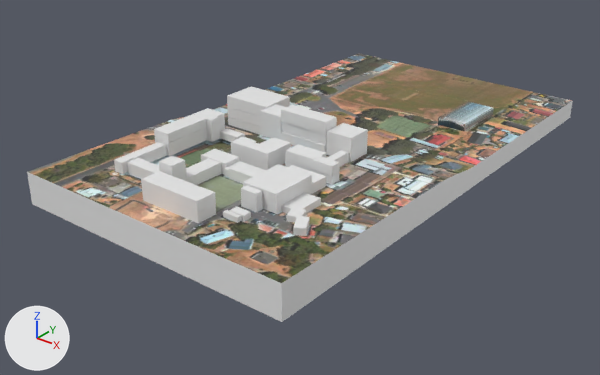
A saved change to the glTF model public/maps/compressed/scots.gltf.
Both versions are drawn from a 50 mm lens placed at (276.0, -314.0, 183.0), pointed at (-14.0, 49.0, -41.0). The lights are fixed; the arrows at lower left show +X, +Y and +Z. Where no turn or scale is listed for an object, it has been applied to the vertices.

Names of what the first picture shows: 'AitkenTop 20 21 22', 'CPACBottom CL1 DR1 DR2', 'CPACMiddle MR2 MR1 RS', 'CPACTop C11 GR2 GR1 AR2 AR3 AR1', 'GRooms 14 13 02 04 03', 'Gym GYM11 GYM03 GYM02', 'Hodge HSC', 'Mckinnon MK11 mk12 mk13 mk14 mk15', 'MckinnonBottom MK1 MK2 MK3 MK4 MK5', 'NewGround', 'Nurse', 'PrepBlock1 M02 M03', 'PrepBlock3 P4 P3 P2 P1', 'PrepLibaray P9 P10 Library', 'PrepSchoolLower PSCI PVAD', 'PrepToilet', 'PrepUpstairs P14 P13 P12 P11', 'ScienceBuilding SL11 SL12 SL2 SL1', 'WeightsRoom A12 GYM04'.
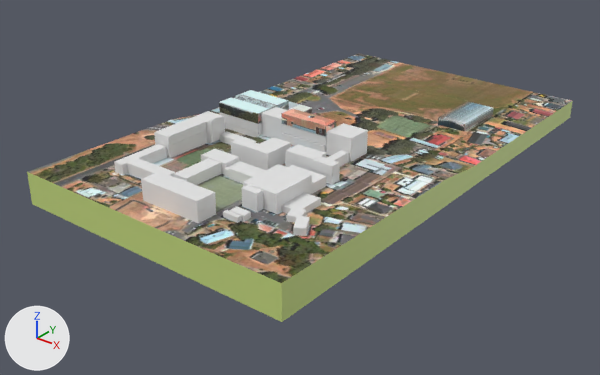
What differs and where, as boxes (x1, y1, x2, y2) in the pictures (600 x 375 px):
'NewGround', recoloured (grey to green): (27, 56, 573, 322) in both
'CPACTop C11 GR2 GR1 AR2 AR3 AR1', surface changed, moved, rescaled (11% wider, 13% taller): before (227, 86, 290, 116); after (219, 90, 289, 124)
'AitkenTop 20 21 22', surface changed, moved, rescaled (grey to brown, 10% shorter): before (281, 105, 337, 135); after (281, 109, 336, 136)
'PrepUpstairs P14 P13 P12 P11', moved: before (154, 114, 206, 143); after (154, 117, 207, 146)
'PrepBlock1 M02 M03', moved: before (114, 142, 167, 174); after (114, 144, 167, 175)
'PrepSchoolLower PSCI PVAD', moved: before (155, 128, 207, 156); after (155, 130, 207, 158)
'CPACMiddle MR2 MR1 RS', moved, rescaled: before (228, 107, 260, 126); after (220, 112, 261, 133)
'WeightsRoom A12 GYM04', moved: (241, 185, 263, 212) in both
'PrepToilet', deleted: before (159, 156, 187, 181)
'CPACBottom CL1 DR1 DR2', moved, rescaled: before (228, 117, 260, 135); after (225, 123, 262, 137)
'PrepLibaray P9 P10 Library', moved: before (193, 108, 225, 141); after (193, 111, 225, 144)
'Nurse', moved: before (220, 128, 245, 142); after (220, 132, 243, 145)

Patch to the scene script:
```diff
--- a/public/maps/compressed/scots.gltf.py
+++ b/public/maps/compressed/scots.gltf.py
@@ mat_material_017 @@
 mat_material_017 = principled_material('Material.017')
-mat_material_017.base_color = (0.8, 0.8, 0.8)  # white #e7e7e7
+mat_material_017.texture = img_ak_2nd
@@ mat_material_005 @@
 mat_material_005 = principled_material('Material.005')
-mat_material_005.base_color = (0.8, 0.8, 0.8)  # white #e7e7e7
+mat_material_005.texture = img_cpac_top
@@ mat_under @@
 mat_under = principled_material('Under')
-mat_under.base_color = (0.8, 0.8, 0.8)  # white #e7e7e7
+mat_under.base_color = (0.551, 0.686, 0.208)  # green #c4d87e
@@ ob_preplibaray_p9_p10_library @@
 ob_preplibaray_p9_p10_library = bpy.data.objects.new('PrepLibaray P9 P10 Library', me_cube_002)
-ob_preplibaray_p9_p10_library.location = (-58.3, 16.3, -0.2)
+ob_preplibaray_p9_p10_library.location = (-58.3, 16.3, -2.0)
@@ ob_prepschoollower_psci_pvad @@
 ob_prepschoollower_psci_pvad = bpy.data.objects.new('PrepSchoolLower PSCI PVAD', me_cube_004)
-ob_prepschoollower_psci_pvad.location = (-59.2, -5.7, -2.9)
+ob_prepschoollower_psci_pvad.location = (-59.2, -5.7, -4.8)
 ob_prepschoollower_psci_pvad.scale = (-5.71, -15.2, -4.03)
@@ ob_prepblock1_m02_m03 @@
 ob_prepblock1_m02_m03 = bpy.data.objects.new('PrepBlock1 M02 M03', me_cube_005)
-ob_prepblock1_m02_m03.location = (-58.6, -37.3, -3.6)
+ob_prepblock1_m02_m03.location = (-58.6, -37.3, -4.8)
@@ ob_preptoilet @@
-ob_preptoilet = bpy.data.objects.new('PrepToilet', me_cube_007)
@@ ob_cpacmiddle_mr2_mr1_rs @@
 ob_cpacmiddle_mr2_mr1_rs = bpy.data.objects.new('CPACMiddle MR2 MR1 RS', me_cube_011)
-ob_cpacmiddle_mr2_mr1_rs.location = (-54.1, 56.7, -3.5)
-ob_cpacmiddle_mr2_mr1_rs.scale = (16.1, 11.4, 3.18)
+ob_cpacmiddle_mr2_mr1_rs.location = (-53.9, 52.4, -4.7)
+ob_cpacmiddle_mr2_mr1_rs.scale = (16.1, 14.6, 2.92)
@@ ob_weightsroom_a12_gym04 @@
 ob_weightsroom_a12_gym04 = bpy.data.objects.new('WeightsRoom A12 GYM04', me_cube_021)
-ob_weightsroom_a12_gym04.location = (24.6, -38.3, -2.8)
+ob_weightsroom_a12_gym04.location = (24.6, -37.9, -2.8)
@@ ob_nurse @@
 ob_nurse = bpy.data.objects.new('Nurse', me_cube_026)
-ob_nurse.location = (-42.7, 19.6, -4.8)
+ob_nurse.location = (-42.7, 19.6, -6.8)
@@ ob_aitkentop_20_21_22 @@
 ob_aitkentop_20_21_22 = bpy.data.objects.new('AitkenTop 20 21 22', me_cube_032)
-ob_aitkentop_20_21_22.location = (-5.3, 45.4, 7.1)
-ob_aitkentop_20_21_22.scale = (16.5, 5.25, 3.83)
+ob_aitkentop_20_21_22.location = (-5.1, 45.4, 5.4)
+ob_aitkentop_20_21_22.scale = (16.3, 5.25, 3.15)
@@ ob_prepupstairs_p14_p13_p12_p11 @@
 ob_prepupstairs_p14_p13_p12_p11 = bpy.data.objects.new('PrepUpstairs P14 P13 P12 P11', me_cube_034)
-ob_prepupstairs_p14_p13_p12_p11.location = (-59.2, -5.7, 4.0)
+ob_prepupstairs_p14_p13_p12_p11.location = (-59.2, -5.7, 2.2)
 ob_prepupstairs_p14_p13_p12_p11.scale = (-5.71, -15.2, -2.73)
@@ ob_cpactop_c11_gr2_gr1_ar2_ar3_ar1 @@
 ob_cpactop_c11_gr2_gr1_ar2_ar3_ar1 = bpy.data.objects.new('CPACTop C11 GR2 GR1 AR2 AR3 AR1', me_cube_037)
-ob_cpactop_c11_gr2_gr1_ar2_ar3_ar1.location = (-54.1, 56.7, 3.6)
-ob_cpactop_c11_gr2_gr1_ar2_ar3_ar1.scale = (16.1, 11.4, 3.74)
+ob_cpactop_c11_gr2_gr1_ar2_ar3_ar1.location = (-53.9, 52.4, 2.0)
+ob_cpactop_c11_gr2_gr1_ar2_ar3_ar1.scale = (16.1, 14.6, 3.32)
@@ ob_cpacbottom_cl1_dr1_dr2 @@
 ob_cpacbottom_cl1_dr1_dr2 = bpy.data.objects.new('CPACBottom CL1 DR1 DR2', me_cube_023)
-ob_cpacbottom_cl1_dr1_dr2.location = (-54.1, 56.7, -10.0)
-ob_cpacbottom_cl1_dr1_dr2.scale = (16.1, 11.4, 3.09)
+ob_cpacbottom_cl1_dr1_dr2.location = (-53.9, 52.4, -10.5)
+ob_cpacbottom_cl1_dr1_dr2.scale = (16.1, 14.6, 2.67)
```
